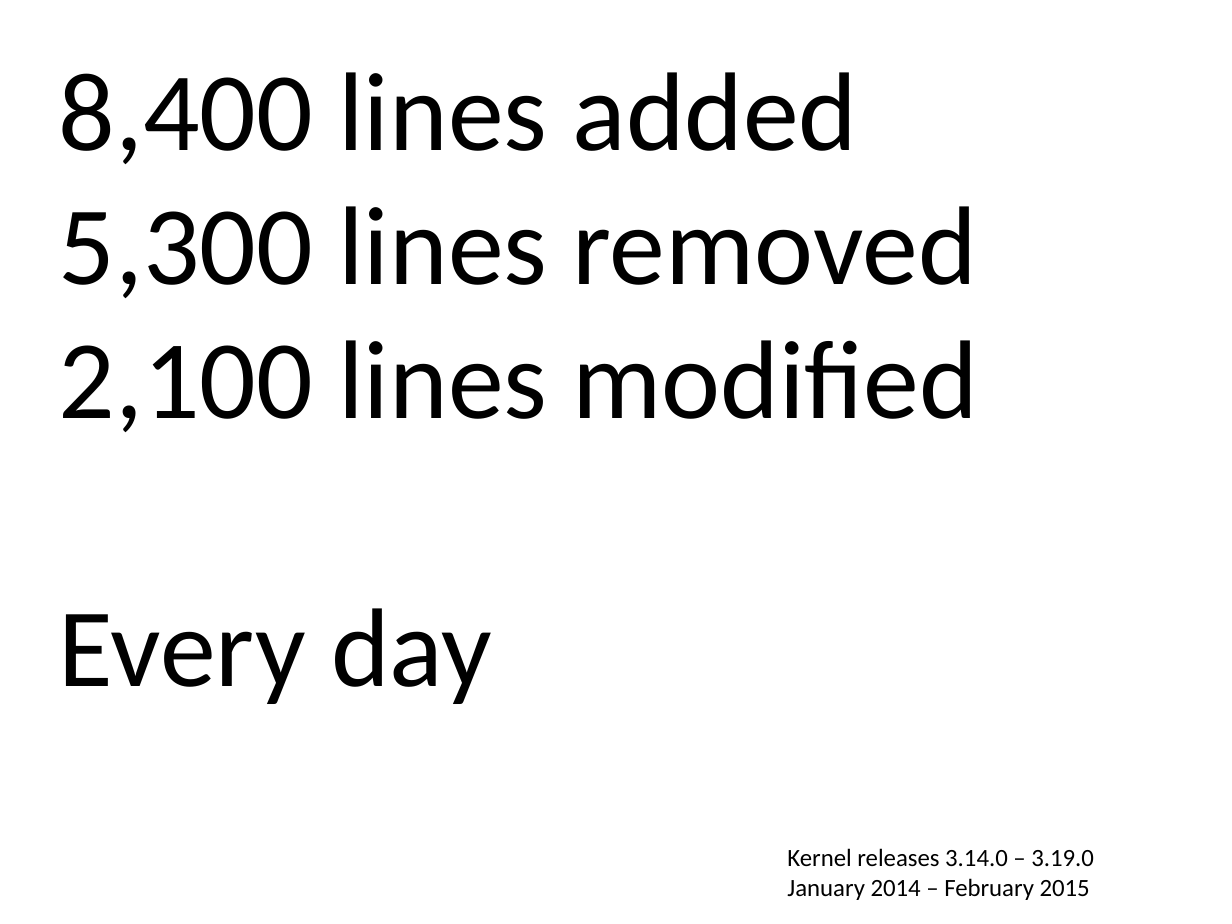
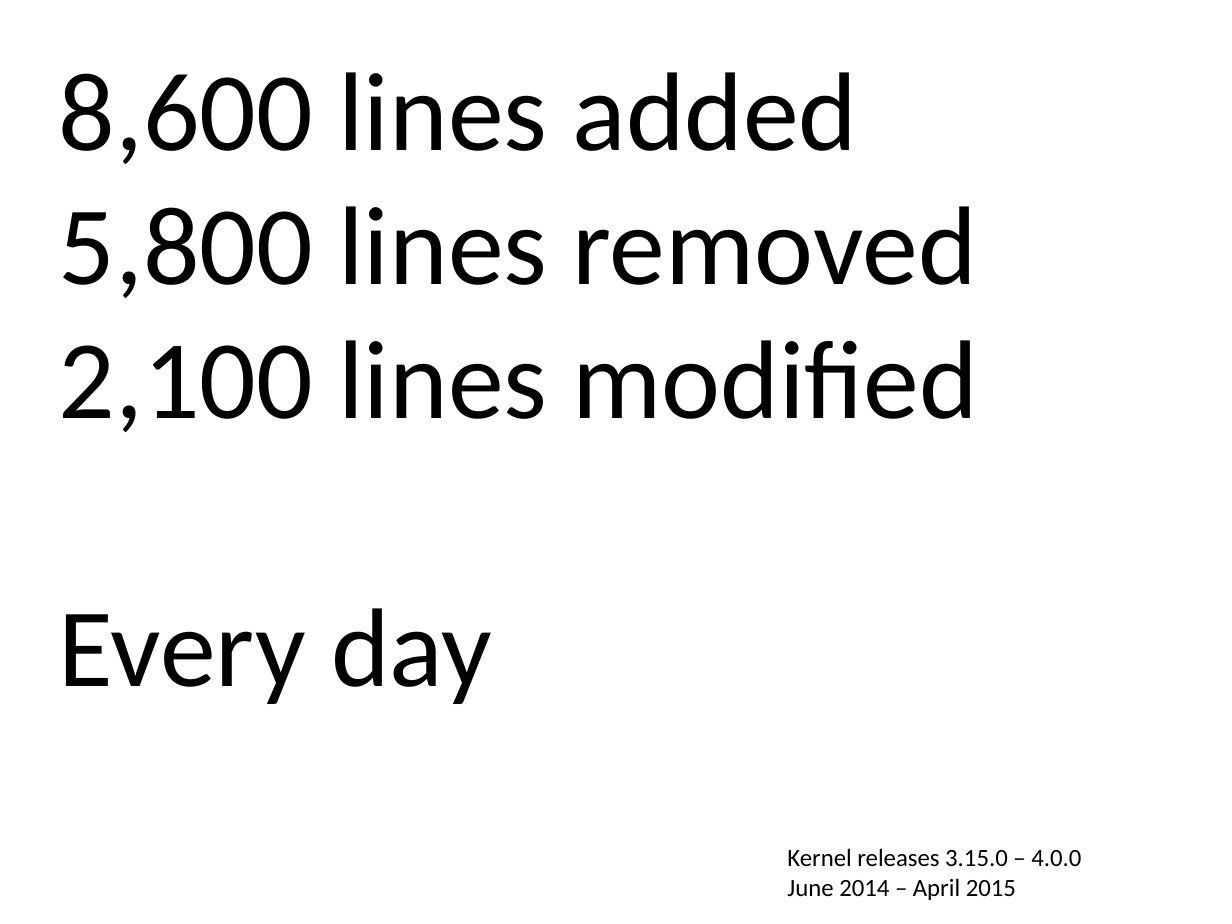
Before and after one commit to gregkh/kernel-development, a slide deck: slide 5 of kernel-development.odp. Drawn at 1232x924 pixels with LibreOffice and Linux fonts; fonts in the diff are those of the drawing. Boxes give left, top, right and bottom in pixels: in the first picture for what was removed or moved away, otherwise in the second. Text is boxed around its words. In the diff, an @@ line names an element or a change of style, - is before the commit and + after.

Commit message:
updates for 4.0 kernel

```diff
--- a/kernel-development.odp
+++ b/kernel-development.odp
@@ text at <box>59,72,977,298</box>: text changed @@
-8,400 lines added
-5,300 lines removed
+8,600 lines added
+5,800 lines removed
@@ text at <box>787,848,1081,900</box>: text changed @@
-Kernel releases 3.14.0 – 3.19.0
-January 2014 – February 2015
+Kernel releases 3.15.0 – 4.0.0
+June 2014 – April 2015
```
Also in this commit, not shown: 8 other slides changed, 1 other file.
